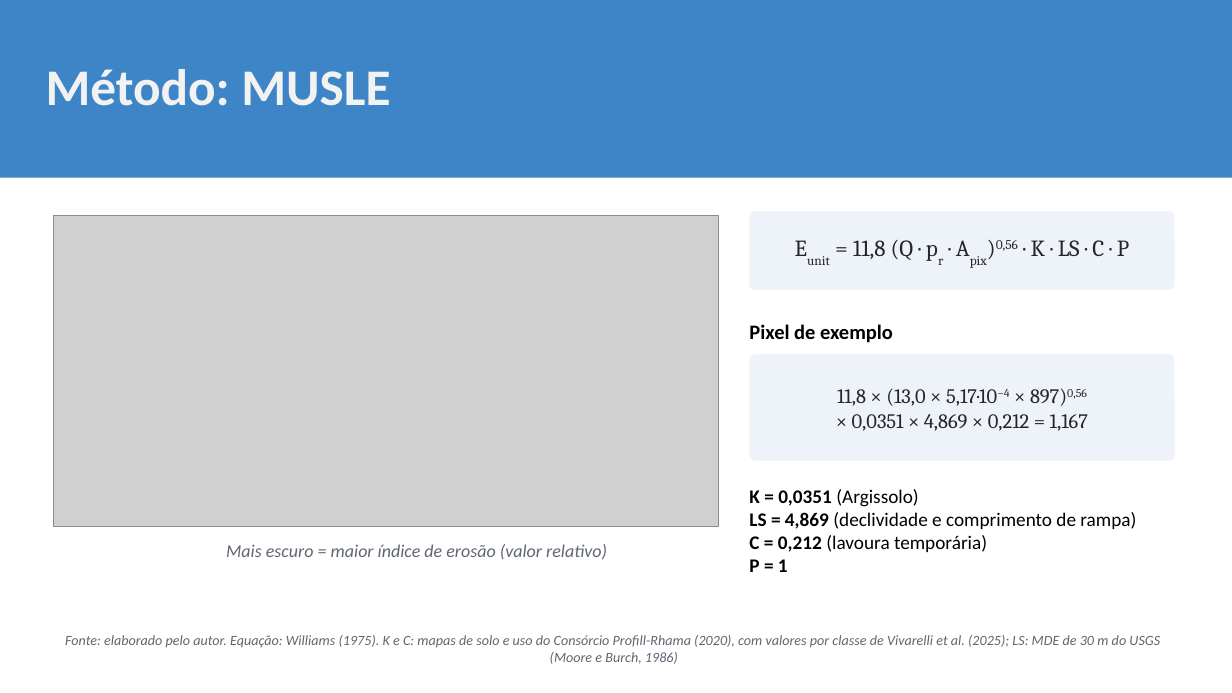
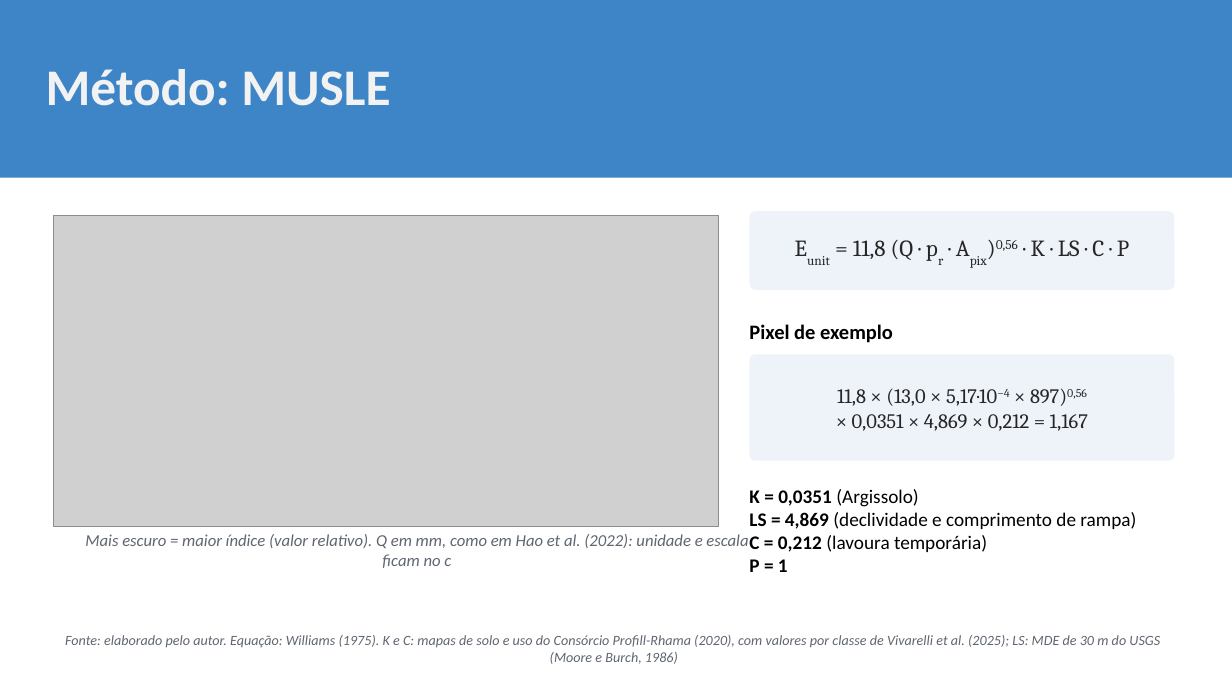
Before and after one commit to mateusvivarelli/TCC, a slide deck: slide 18 of Apresentacao/slideTCC_18-11_sugestoes.pptx. Drawn at 1232x693 pixels with LibreOffice and Linux fonts; fonts in the diff are those of the drawing; grey boxes stand for pictures; background and template pictures are left out. Boxes give left, top, right and bottom in pixels: in the first picture for what was removed or moved away, otherwise in the second. Text is boxed around its words. In the diff, an @@ line names an element or a change of style, - is before the commit and + after.

```diff
--- a/Apresentacao/slideTCC_18-11_sugestoes.pptx
+++ b/Apresentacao/slideTCC_18-11_sugestoes.pptx
@@ text at (85,534,748,568): text changed; size 14 to 13 pt @@
-Mais escuro = maior índice de erosão (valor relativo)
+Mais escuro = maior índice (valor relativo). Q em mm, como em Hao et al. (2022): unidade e escala ficam no c
```
Also in this commit, not shown: 9 other slides changed, 11 other files.
